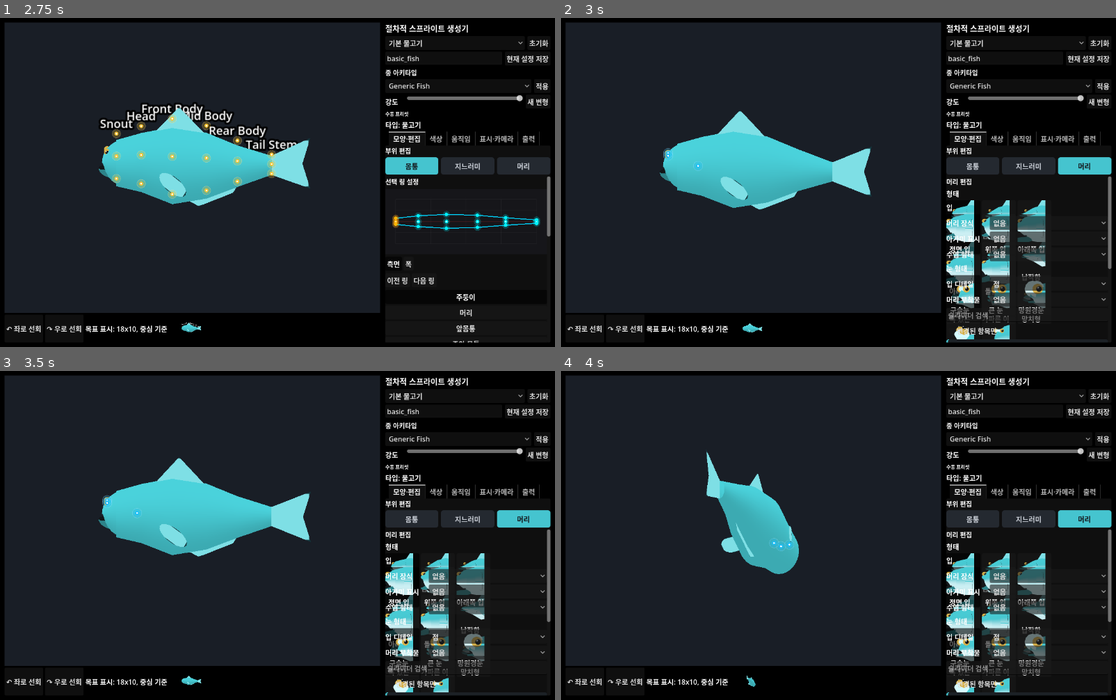
Above: before the commit, frames 1-4 (two rows, left to right).
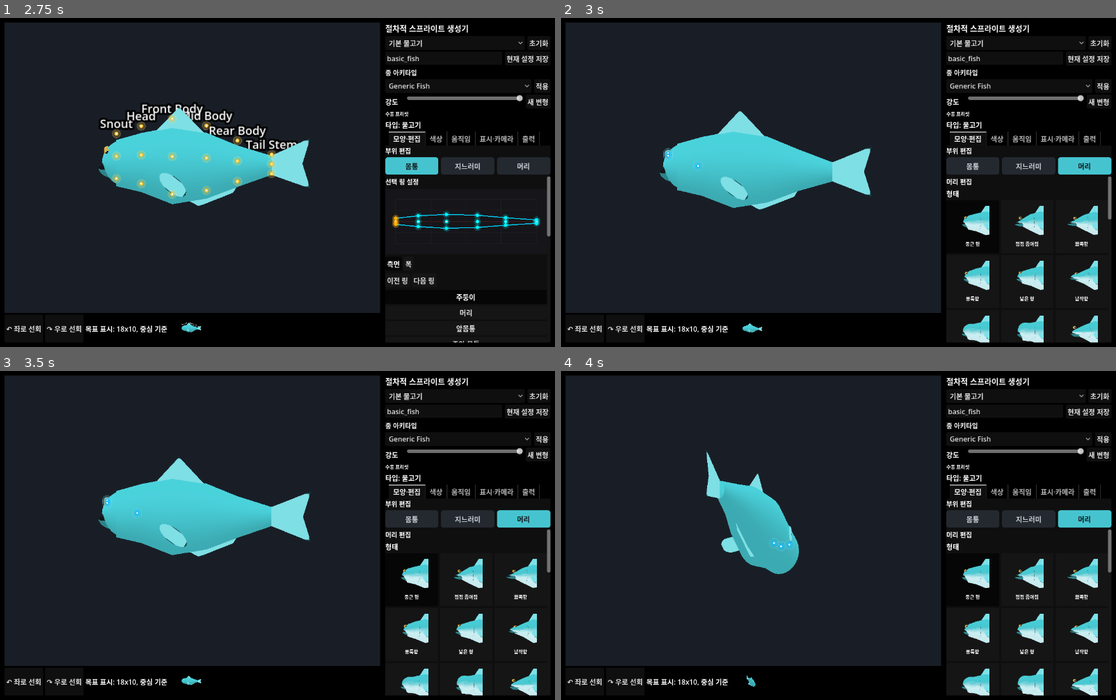
Above: after the commit, the same moments.

Repository: currywhaleshark/aquarium_sprite_mock-up_generator
Game: Godot game, scene res://scenes/Main.tscn
Two runs of this game, one before a commit and one after it. Both use one fixed random seed, a clock stepped at 60 frames per second and the inputs below.
Inputs (mouse positions are in pixels of both pictures, inside the frame that each line leads up to):
- Up to frame 1 (2.75 s): click (466, 182) at 0.52 s; type "12" at 0.6 s; tap Enter at 1.25 s; move the mouse to (399, 166) at 1.27 s; hold D 1.28-2 s; tap R at 1.35 s; click (399, 166) at 1.42 s; tap Space at 1.52, 1.82 s; drag from (466, 221) to (249, 248) at 2.02 s
- Up to frame 2 (3 s): move the mouse to (894, 110) at 2.77 s; hold D from 2.78 s (still down); tap 3 at 2.85 s
- Up to frame 3 (3.5 s): keep holding D
- Up to frame 4 (4 s): release D at 3.5 s; drag from (810, 601) to (672, 486) at 3.52 s

Frame 1 is identical in both runs. In frame 2, 5.8% of the frame differs, in the area x 69-100%, y 55-99%; in frame 3, 5.8%; in frame 4, 5.8%.

Commit message:
Fix thumbnail grid layout sizing

Diff:
--- a/scripts/tools/ThumbnailOptionGridTest.gd
+++ b/scripts/tools/ThumbnailOptionGridTest.gd
@@ -33,6 +33,15 @@
 	buttons[0].pressed.emit()
 	_require(selected_values == ["rounded"], "button press should emit selected value")
 	_require(buttons[0].button_pressed and not buttons[1].button_pressed, "button press should update selected state")
+
+	grid.setup("head_shape", [
+		"rounded", "tapered", "pointed",
+		"blunt", "broad", "flattened",
+		"hump", "steep_forehead", "cephalofoil"
+	], "res://assets/option_thumbs/head_shape")
+	var minimum_size := grid.get_combined_minimum_size()
+	_require(minimum_size.y >= 330.0, "grid should report enough minimum height for all thumbnail rows")
+	_require(minimum_size.x >= 300.0, "grid should report enough minimum width for readable thumbnail cards")
 
 	if _failed:
 		get_tree().quit(1)
--- a/scripts/ui/ThumbnailOptionGrid.gd
+++ b/scripts/ui/ThumbnailOptionGrid.gd
@@ -4,6 +4,11 @@
 signal value_selected(value: String)
 
 const UiText := preload("res://scripts/ui/UiText.gd")
+
+const COLUMN_COUNT := 3
+const CARD_SIZE := Vector2(106, 122)
+const IMAGE_SIZE := Vector2(76, 76)
+const CARD_PADDING := 6.0
 
 var option_key := ""
 var thumb_dir := ""
@@ -22,18 +27,23 @@
 	buttons_by_value.clear()
 	for value in values:
 		_add_option_button(String(value))
+	_sync_minimum_size()
 
 func select_value(value: String) -> void:
 	for option_value in buttons_by_value.keys():
 		var button := buttons_by_value[option_value] as Button
 		button.button_pressed = String(option_value) == value
 
+func _get_minimum_size() -> Vector2:
+	return _grid_minimum_size()
+
 func _ensure_grid() -> void:
 	if grid != null:
 		return
 	grid = GridContainer.new()
-	grid.columns = 3
+	grid.columns = COLUMN_COUNT
 	grid.size_flags_horizontal = Control.SIZE_EXPAND_FILL
+	grid.set_anchors_preset(Control.PRESET_FULL_RECT)
 	add_child(grid)
 
 func _clear_grid() -> void:
@@ -45,7 +55,7 @@
 	var button := Button.new()
 	button.toggle_mode = true
 	button.button_group = button_group
-	button.custom_minimum_size = Vector2(78, 92)
+	button.custom_minimum_size = CARD_SIZE
 	button.size_flags_horizontal = Control.SIZE_EXPAND_FILL
 	button.clip_contents = true
 	button.focus_mode = Control.FOCUS_ALL
@@ -54,12 +64,18 @@
 	var layout := VBoxContainer.new()
 	layout.mouse_filter = Control.MOUSE_FILTER_IGNORE
 	layout.alignment = BoxContainer.ALIGNMENT_CENTER
+	layout.add_theme_constant_override("separation", 3)
+	layout.set_anchors_preset(Control.PRESET_FULL_RECT)
+	layout.offset_left = CARD_PADDING
+	layout.offset_top = CARD_PADDING
+	layout.offset_right = -CARD_PADDING
+	layout.offset_bottom = -CARD_PADDING
 	button.add_child(layout)
 
 	var texture := _load_thumbnail(value)
 	if texture != null:
 		var rect := TextureRect.new()
-		rect.custom_minimum_size = Vector2(64, 64)
+		rect.custom_minimum_size = IMAGE_SIZE
 		rect.expand_mode = TextureRect.EXPAND_FIT_WIDTH_PROPORTIONAL
 		rect.stretch_mode = TextureRect.STRETCH_KEEP_ASPECT_CENTERED
 		rect.texture = texture
@@ -71,6 +87,7 @@
 	label.horizontal_alignment = HORIZONTAL_ALIGNMENT_CENTER
 	label.autowrap_mode = TextServer.AUTOWRAP_WORD_SMART
 	label.mouse_filter = Control.MOUSE_FILTER_IGNORE
+	label.add_theme_font_size_override("font_size", 11)
 	layout.add_child(label)
 
 	button.pressed.connect(func() -> void:
@@ -80,6 +97,15 @@
 	grid.add_child(button)
 	buttons_by_value[value] = button
 
+func _sync_minimum_size() -> void:
+	custom_minimum_size = _grid_minimum_size()
+	update_minimum_size()
+
+func _grid_minimum_size() -> Vector2:
+	if grid == null:
+		return Vector2.ZERO
+	return grid.get_combined_minimum_size()
+
 func _load_thumbnail(value: String) -> Texture2D:
 	if thumb_dir == "":
 		return null
Not shown, added: scripts/tools/ThumbnailOptionGridTest.gd.uid
Not shown, added: scripts/ui/ThumbnailOptionGrid.gd.uid
